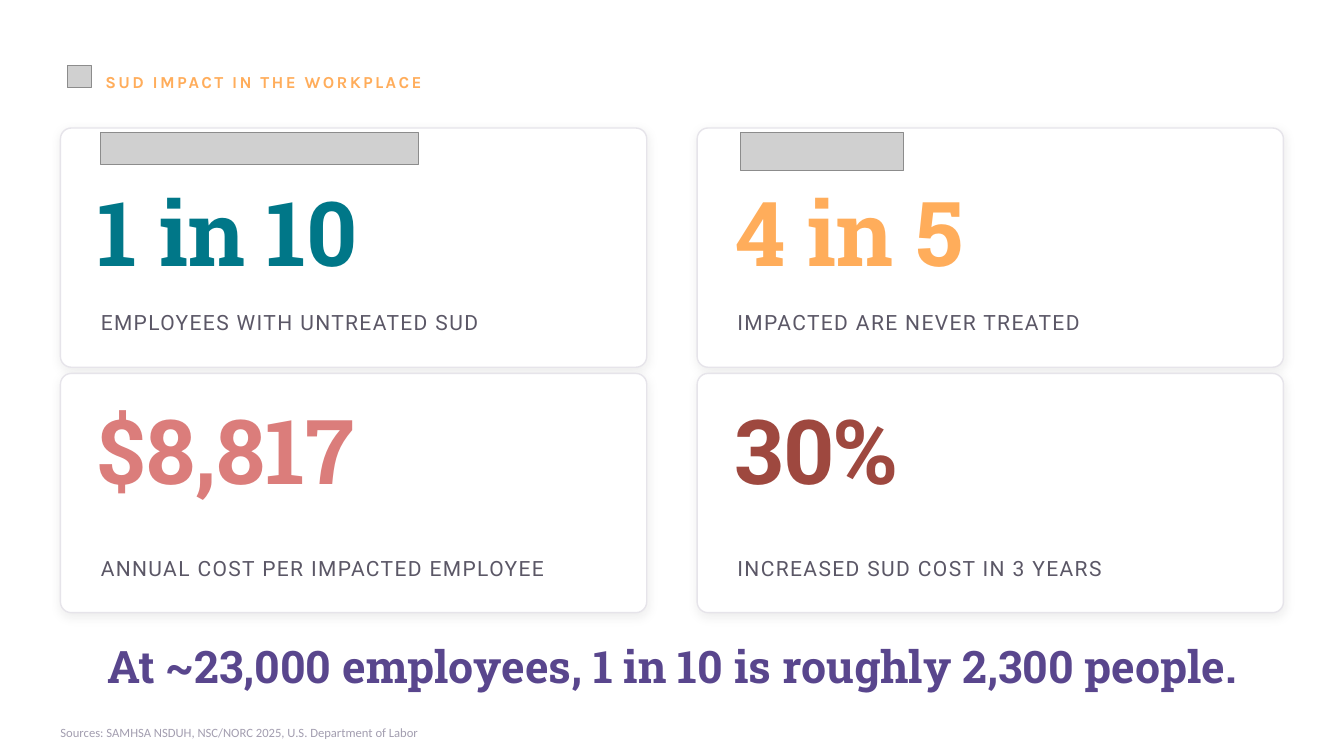
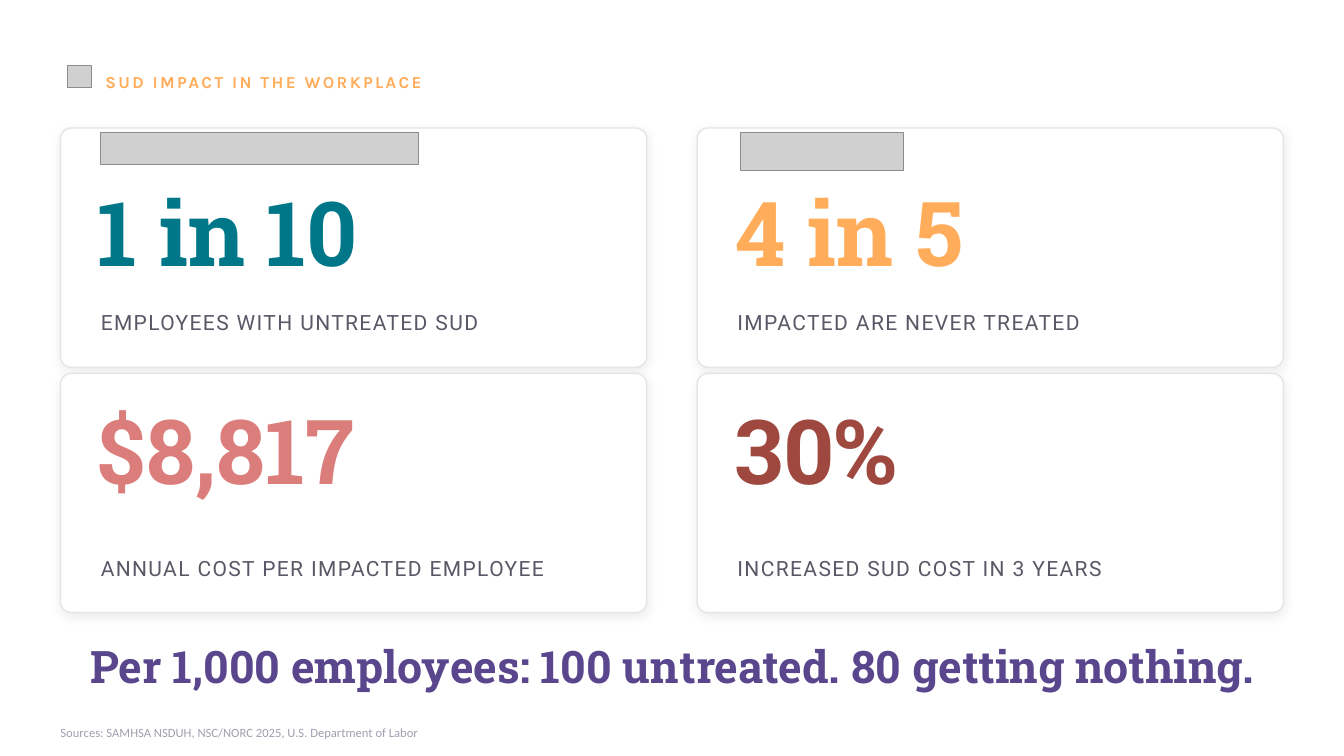
Before and after one commit to aderjess-max/Carietti, a slide deck: slide 5 of decks/Sobrynth-NewsCorp-HR-Briefing.pptx. Drawn at 1344x756 pixels with LibreOffice and Linux fonts; fonts in the diff are those of the drawing; grey boxes stand for pictures. Boxes give left, top, right and bottom in pixels: in the first picture for what was removed or moved away, otherwise in the second. Text is boxed around its words. In the diff, an @@ line names an element or a change of style, - is before the commit and + after.

```diff
--- a/decks/Sobrynth-NewsCorp-HR-Briefing.pptx
+++ b/decks/Sobrynth-NewsCorp-HR-Briefing.pptx
@@ text at [90, 649, 1254, 693]: text changed @@
-At ~23,000 employees, 1 in 10 is roughly 2,300 people.
+Per 1,000 employees: 100 untreated. 80 getting nothing.
```
Also in this commit, not shown: 4 other slides changed, 2 other files.
